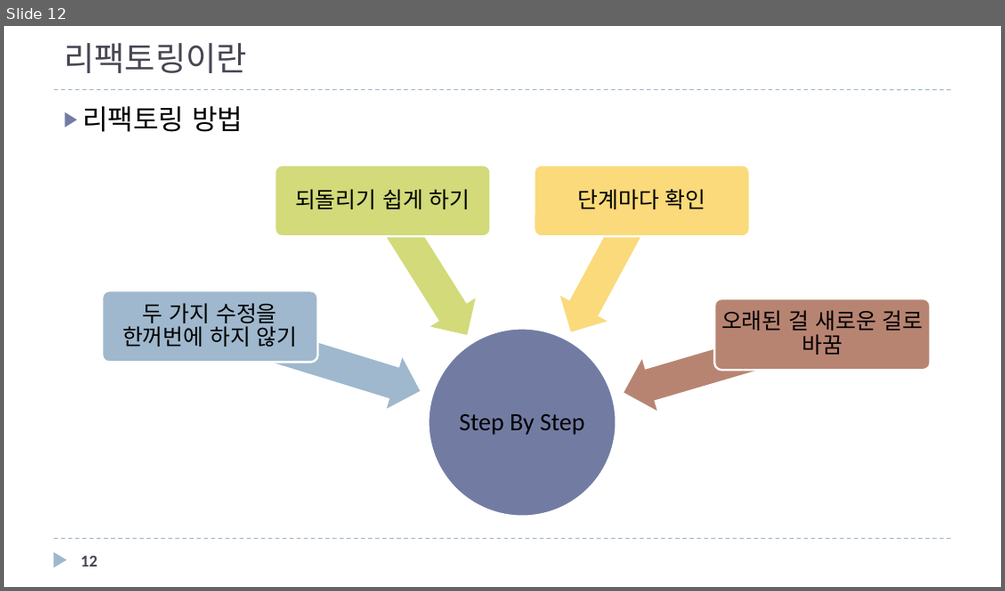
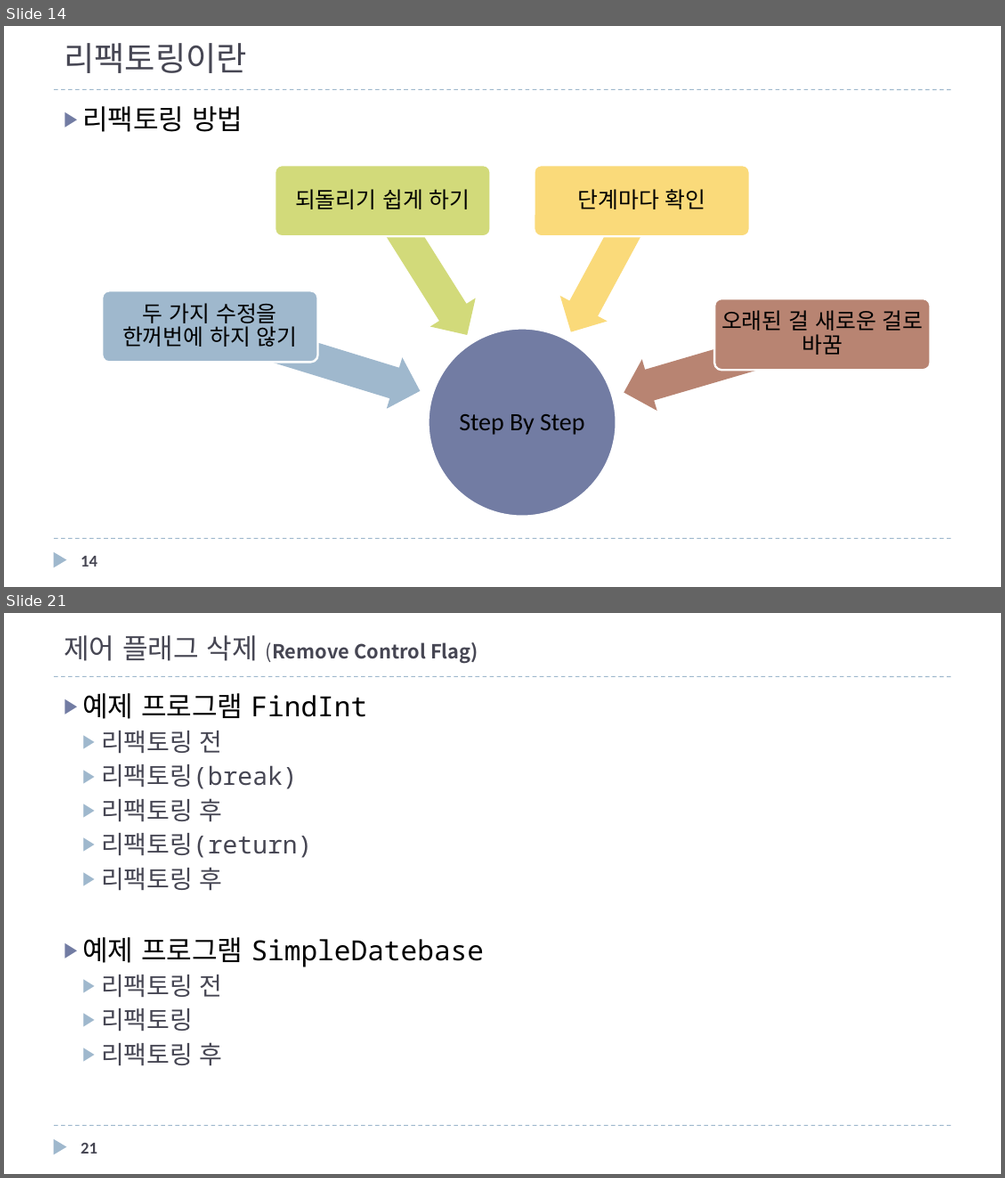
Before and after one commit to mkgungor/refactoring_java, a slide deck: ppt/자바로 배우는 리팩토링 입문.pptx. Shown one above the other, each under a label of ours: slide 12 before the commit, slides 14 and 21 after it; the slides between them are not shown. The pictures are 1005x591 and 1005x1178 pixels, drawn with LibreOffice and Linux fonts; fonts in the diff are those of the drawing. Boxes give left, top, right and bottom in pixels: in the first picture for what was removed or moved away, otherwise in the second. Text is boxed around its words. In the diff, an @@ line names an element or a change of style, - is before the commit and + after.

```diff
--- a/ppt/자바로 배우는 리팩토링 입문.pptx
+++ b/ppt/자바로 배우는 리팩토링 입문.pptx
@@ slide 21 added at box(4, 613, 1001, 1174), background #FFFFFF; not listed: 3 template elements that a slide beside it also shows @@
@@ title added at box(64, 635, 478, 664), 14 pt, text #464653, bold @@
+제어 플래그 삭제 (Remove Control Flag)
@@ text added at box(82, 693, 485, 1065), 18 pt, text #464653 @@
+▶ 예제 프로그램 FindInt
+  ▶ 리팩토링 전
+  ▶ 리팩토링(break)
+  ▶ 리팩토링 후
+  ▶ 리팩토링(return)
+  ▶ 리팩토링 후
+▶ 예제 프로그램 SimpleDatebase
+  ▶ 리팩토링 전
+  ▶ 리팩토링
+  ▶ 리팩토링 후
@@ page number added at box(81, 1143, 97, 1153), 12 pt, text #464653, bold @@
+21
@@ what was slide 12 is now slide 14 @@
@@ page number at box(81, 556, 97, 566): text changed @@
-12
+14
```
Also in this commit, not shown: 4 slides changed, 16 other slides added.
